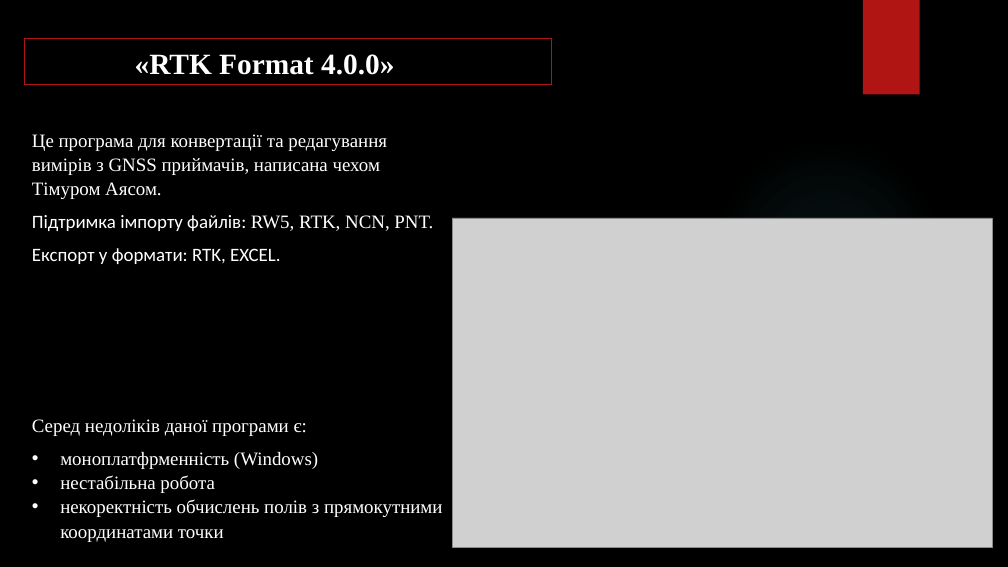
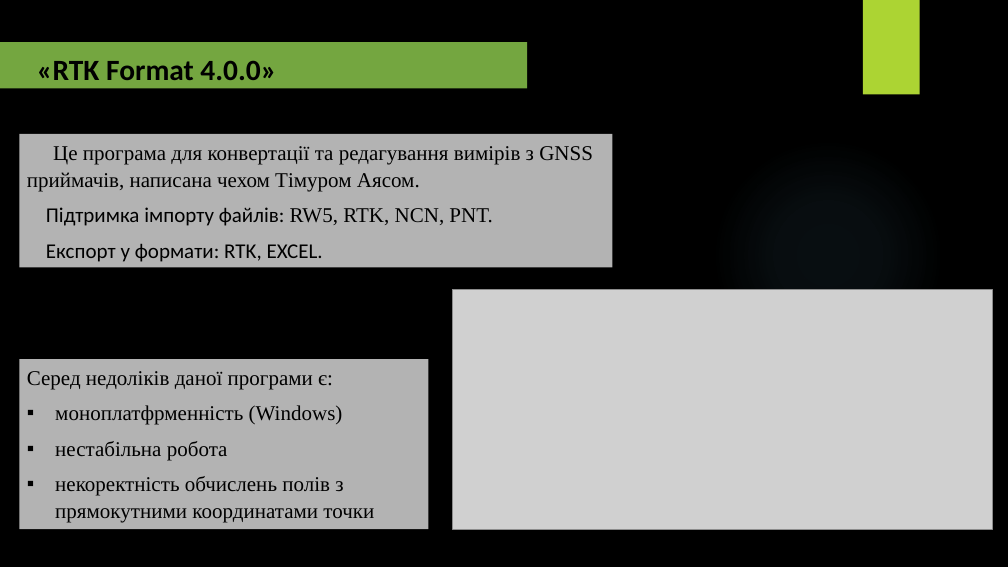
Before and after one commit to KeinOhrHasen/FormatStandardify, a slide deck: slide 4 of files/Doc/main.pptx. Drawn at 1008x567 pixels with LibreOffice and Linux fonts; fonts in the diff are those of the drawing; grey boxes stand for pictures; background and template pictures are left out. Boxes give left, top, right and bottom in pixels: in the first picture for what was removed or moved away, otherwise in the second. Text is boxed around its words. In the diff, an @@ line names an element or a change of style, - is before the commit and + after.

```diff
--- a/files/Doc/main.pptx
+++ b/files/Doc/main.pptx
@@ rectangle at (x1=863, y1=0, x2=920, y2=95): fill #B01513 to #ACD433 @@
@@ rectangle "«RTK Format 4.0.0»" moved from (x1=24, y1=39, x2=551, y2=85) to (x1=0, y1=42, x2=527, y2=88) @@
@@ rectangle "«RTK Format 4.0.0»" at (x1=0, y1=42, x2=527, y2=88): font Times New Roman to Calibri, text colour #FFFFFF to #000000; alignment left to justified; indent changed; line spacing 1.07 to 1.15; less space between paragraphs; fill #000000 at 50% opacity to #92D050 at 80% opacity; outline #B01513 0.75 pt to none @@
@@ rectangle "Це програма для конвертації та ..." resized from (x1=32, y1=134, x2=433, y2=264) to (x1=20, y1=134, x2=613, y2=268) @@
@@ rectangle "Це програма для конвертації та ..." at (x1=20, y1=134, x2=613, y2=268): size 18 to 20 pt, text colour #FFFFFF to #000000; fill none to #FFFFFF at 70% opacity @@
@@ ellipse at (x1=712, y1=138, x2=944, y2=371): fill gradient #50B9C1 to gradient #7AC4F0 @@
@@ picture resized from (x1=452, y1=218, x2=992, y2=547) to (x1=452, y1=290, x2=992, y2=529) @@
@@ rectangle "Серед недоліків даної програми є:" resized from (x1=32, y1=419, x2=442, y2=542) to (x1=20, y1=359, x2=429, y2=529) @@
@@ rectangle "Серед недоліків даної програми є:" at (x1=20, y1=359, x2=429, y2=529): size 18 to 20 pt, text colour #FFFFFF to #000000; bullet • to ▪; more space between paragraphs; fill none to #FFFFFF at 70% opacity @@
```
Also in this commit, not shown: 9 other slides changed, 5 slides added, 2 slides removed.
